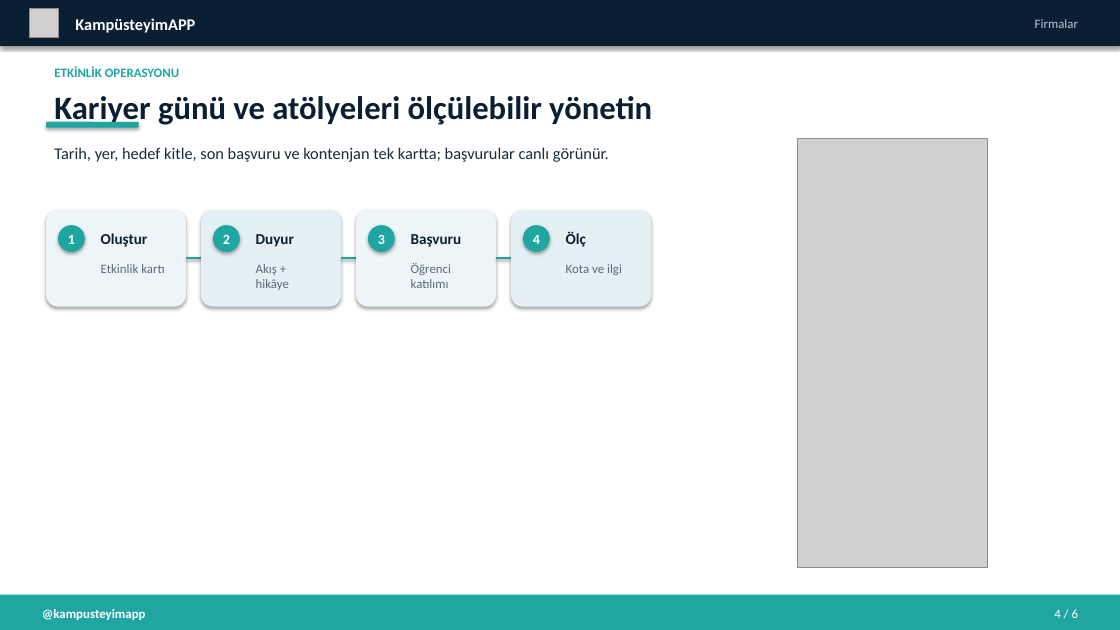
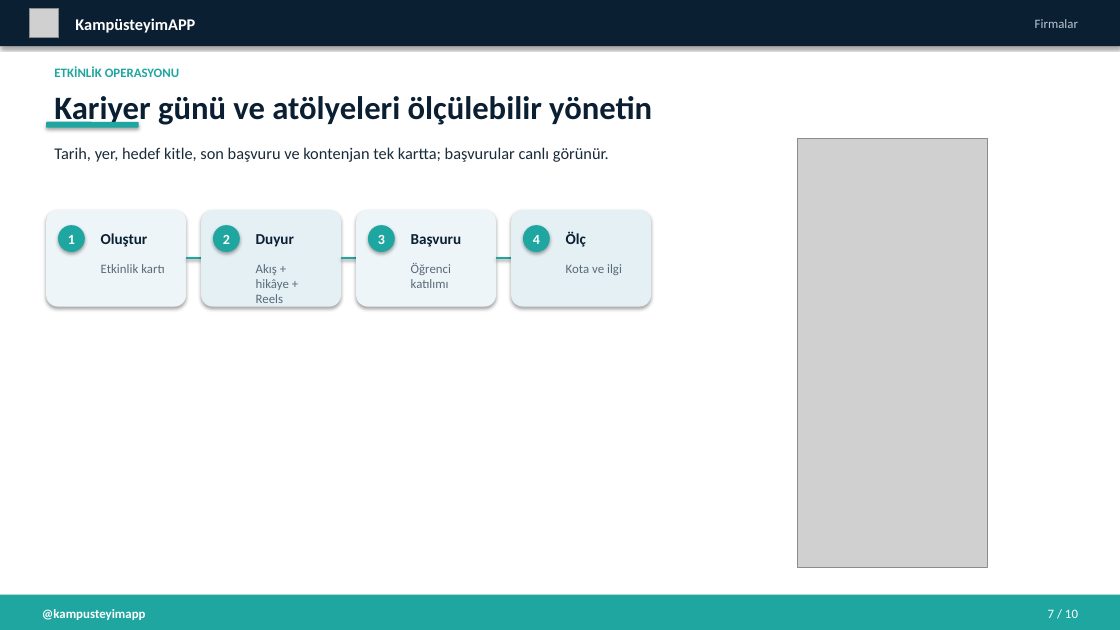
Before and after one commit to kyractlk/kampusteyim, a slide deck: slide 8 of docs/marketing/KampusteyimAPP_Firmalar_Sunumu.pptx (slide 5 before the commit). Drawn at 1120x630 pixels with LibreOffice and Linux fonts; fonts in the diff are those of the drawing; grey boxes stand for pictures. Boxes give left, top, right and bottom in pixels: in the first picture for what was removed or moved away, otherwise in the second. Text is boxed around its words. In the diff, an @@ line names an element or a change of style, - is before the commit and + after.

```diff
--- a/docs/marketing/KampusteyimAPP_Firmalar_Sunumu.pptx
+++ b/docs/marketing/KampusteyimAPP_Firmalar_Sunumu.pptx
@@ text at (x1=256, y1=264, x2=289, y2=308): text changed @@
-Akış + hikâye
+Akış + hikâye + Reels
@@ text at (x1=1048, y1=609, x2=1078, y2=618): text changed @@
-4 / 6
+7 / 10
```
Also in this commit, not shown: 6 other slides changed, 4 slides added, 41 other files.
